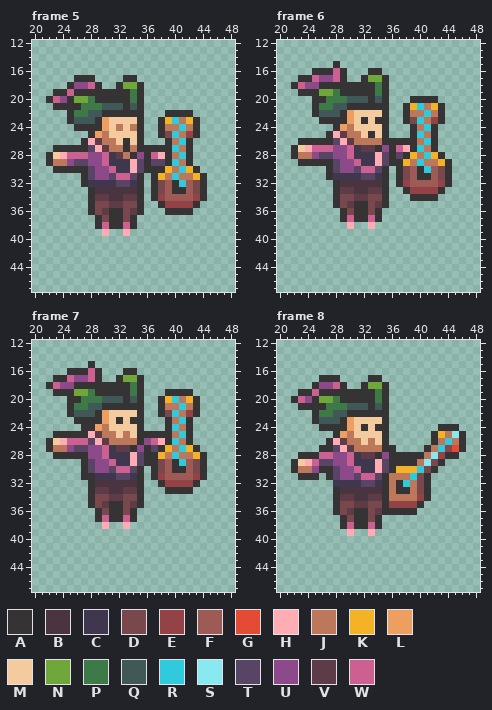
File history of a pixel-art file, Assets/Sprites/Bard/bard_sing.aseprite. Above is the file before it was changed.
64x48 pixels, 9 frames. Colours within 5 levels of each other are drawn and written as one. Shown: frame 5: x 20..48, y 12..47; frame 6: x 20..48, y 12..47; frame 7: x 20..48, y 12..47; frame 8: x 20..48, y 12..47. The old version is drawn lined up with the new one. The commit also changed other frames, which this record leaves out.
Visible layers, top first: "RightHand", "Guitar-Fore", "Hat/Hat", "Hat/Feather", "Body", "Guitar", "LeftHand", "Head".
Palette (. is transparent): A #363335  B #4a3440  C #3e374d  D #78484c  E #934346  F #9e5b55  G #e44b35  H #ffacb4  J #bd775a  K #f4b226  L #ec9f60  M #f4ca9f  N #70a73a  P #3e7948  Q #405958  R #30cadd  S #88e9f1  T #584464  U #8c4a8a  V #5e3c47  W #cb6091
Pixels before, frame 5, first column x 22:
17 ....AAA....AA..........
18 ...AUUWA..ANNA.........
19 .AAWAAAAAAAAPA.........
20 AWUANNPAAAAAPA.........
21 .AAAAPPPQQQAQA.........
22 ...APPQQAAAAAA...AAAA..
23 ...AQQQALMMMMA..AKRJKA.
24 ....AAAALMJMJA..AJJRJA.
25 ......ALJMMMMA..ADRJEA.
26 .....AHVJJMAMA...AJRA..
27 .AAAAATHVJJAJAAAAARJA..
28 AMHWWWUUWCVJAUAWHAJRA..
29 AJJUTTUUWCCCHTATTARJA..
30 .AAAAATUUWCCHTAAAKJRKA.
31 .....ATUUTWWTA.AKJRJJKA
32 .....ACCCCTTCA.ADFARFDA
33 ......ABBBBBBA.ADFAAFDA
34 ......AVVBBVVA.AEFFFFEA
35 ......ADDVVDDA..AEEEEA.
36 ......ADVAADVA...AAAA..
37 .......ADAADA..........
38 .......AWAAWA..........
39 ........H..H...........
Pixels before, frame 6, first column x 22:
15 ......A................
16 ...AAAWA...AA..........
17 .AAWUUWA..ANNA.........
18 AWUUAAAAAAAAPA.........
19 .AAANNPAAAAAPA.........
20 ...AAPPPQQQAQA...AAAA..
21 ...APPQQAAAAAA..AKRJKA.
22 ...AQQQALMMMMA..AJJRJA.
23 ....AAAALMAMAA..ADRJEA.
24 ......ALJMMMMA...AJRA..
25 .....AHVJJMAMA...ARJA..
26 .AAAAATHVJJJJAAAAAJRA..
27 AMHWWWUUWCVVAUAWHARJA..
28 AJJUTTUUWCCCHTATAKJRKA.
29 .AAAAATUUWCCHTAAKJRJJKA
30 .....ATUUTWWTA.ADFARFDA
31 .....ACCCCTTCA.ADFAAFDA
32 ......ABBBBBBA.AEFFFFEA
33 ......AVVBBVVA..AEEEEA.
34 ......ADDVVDDA...AAAA..
35 ......ADVAADVA.........
36 .......ADAADA..........
37 .......AWAAWA..........
38 ........H..H...........
Pixels before, frame 7, first column x 22:
15 ......A................
16 ...AAAWA...AA..........
17 .AAWUUWA..ANNA.........
18 AWUUAAAAAAAAPA.........
19 .AAANNPAAAAAPA...AAAA..
20 ...AAPPPQQQAQA..AKRJKA.
21 ...APPQQAAAAAA..AJJRJA.
22 ...AQQQALMMMMA..ADRJEA.
23 ....AAAALMAMAA...AJRA..
24 .....AALJMMMMA...ARJA..
25 .AAAAAHVJJMJMAAAAAJRA..
26 AMHWWWTHVJJJJAUWHARJA..
27 AJJUTTUUWCVVAUATAKJRKA.
28 .AAAAAUUWCCCHTAAKJRJJKA
29 .....ATUUWCCHTAADFARFDA
30 .....ATUUTWWTA.ADFAAFDA
31 .....AACCCTTCA.AEFFFFEA
32 ......ABBBBBBA..AEEEEA.
33 ......AVVBBVVA...AAAA..
34 ......ADDVVDDA.........
35 ......ADVAADVA.........
36 .......ADAADA..........
37 .......AWAAWA..........
38 ........H..H...........
Pixels before, frame 8, first column x 22:
17 ....AAA....AA............
18 ...AUUWA..ANNA...........
19 .AAWAAAAAAAAPA...........
20 AWUANNPAAAAAPA...........
21 .AAAAPPPQQQAQA...........
22 ...APPQQAAAAAA...........
23 ...AQQQALMMMMA...........
24 ....AAAALMAMAA.......AAA.
25 ......ALJMMMMA......AKJSA
26 .....AHVJJMJMA......AJRJA
27 ....AATHVJJJJAA....AJREGA
28 .AAAWWUUWCVVAUAAAAAJSEAA.
29 AMHWTTUUWCCCHTAAAAJSDA...
30 AJJUAATUUWCCHTAKKKRDA....
31 .AAA.ATUUTWWTAJJJRDA.....
32 ......CCCCTTCAJARJDA.....
33 ......ABBBBBBAJAAJDA.....
34 ......AVVBBVVAJJJJEA.....
35 ......ADDVVDDAEEEEA......
36 ......ADVAADVAAAAA.......
37 .......ADAADA............
38 .......AWAAWA............
39 ........H..H.............
Once edited:
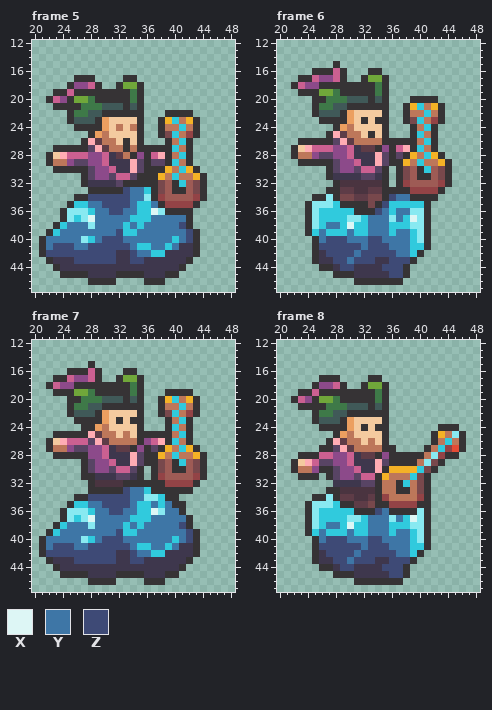
Colours new in this view: X #ddf6f5  Y #3e76a6  Z #3e4a76
Difference:
whole drawing moved by +0,-6 (the old picture is shown already moved)
Changed rows in their new state; - is an unchanged pixel.
Frame 5:
first column x 21:
31 ---------------A-------
32 ------------AA-A-------
33 --------AAAAZYYR-------
34 -----AAZZZZZZYYS-------
35 ----ARRYYZZZZYRRY------
36 ---ASSSRYYZZYYRRXS-----
37 ---ASRSXYYYYYRRRYYYYYA-
38 --ARYYYSYYYYRYRYYYYYZA-
39 -ARYYYYYYYYZRRYYYYYYYZA
40 AYYYYYSRYZZZYYYYYYYRYZA
41 AYZZZYYZZZZZZYRRYYRYCCA
42 AZZZZZZZZZZCCZYYRRCCCCA
43 -ACCCZZZZZZCCZZCCCCCCA-
44 --ACCCCCCCCCCCCCCCCCA--
45 ---AAAACCCCAAAACCCAA---
46 -------AAAA----AAA-----
Frame 6:
first column x 24:
33 ---A--------AA----
34 -AAS--------ZYY---
35 ASSSRAA---AZRRRRRA
36 ASRRRRR--AZYRYYSSA
37 ASRRRRSSRYYYSYRXSA
38 ASRYYRXRRYYYRRRSSA
39 ARYRRRYRRYYYRYYRSA
40 -AYZZZYYYZZYYYYRSA
41 -AZZZZZZYZZZYYYRRA
42 -ACZZZZYZZZZZYYRA-
43 -ACCZZYZZZCCZZZA--
44 --AACZZCCCCZZZA---
45 ----AAACCCCCZZA---
46 -------AAAAAAA----
Frame 7:
first column x 21:
32 ------------AA-AA------
33 --------AAAAZYYRAA-----
34 -----AAZZZZZZYYSSRAA---
35 ----ARRYYZZZZYRRYRYAA--
36 ---ASSSRYYZZYYRRXSYYA--
37 ---ASRSXYYYYYRRRYYYYYA-
38 --ARYYYSYYYYRYRYYYYYZA-
39 -ARYYYYYYYYZRRYYYYYYYZA
40 AYYYYYSRYZZZYYYYYYYRYZA
41 AYZZZYYZZZZZZYRRYYRYCCA
42 AZZZZZZZZZZCCZYYRRCCCCA
43 -ACCCZZZZZZCCZZCCCCCCA-
44 --ACCCCCCCCCCCCCCCCCA--
45 ---AAAACCCCAAAACCCAA---
46 -------AAAA----AAA-----
Frame 8:
first column x 24:
30 -----------AK-----
31 ----------AK------
32 ----------AJ------
33 ---A------AJ------
34 -AAS------AE------
35 ASSSRAA---A------A
36 ASRRRRR--AZY----SA
37 ASRRRRSSRYYYSYRXSA
38 ASRYYRXRRYYYRRRSSA
39 ARYRRRYRRYYYRYYRSA
40 -AYZZZYYYZZYYYYRSA
41 -AZZZZZZYZZZYYYRRA
42 -ACZZZZYZZZZZYYRA-
43 -ACCZZYZZZCCZZZA--
44 --AACZZCCCCZZZA---
45 ----AAACCCCCZZA---
46 -------AAAAAAA----
